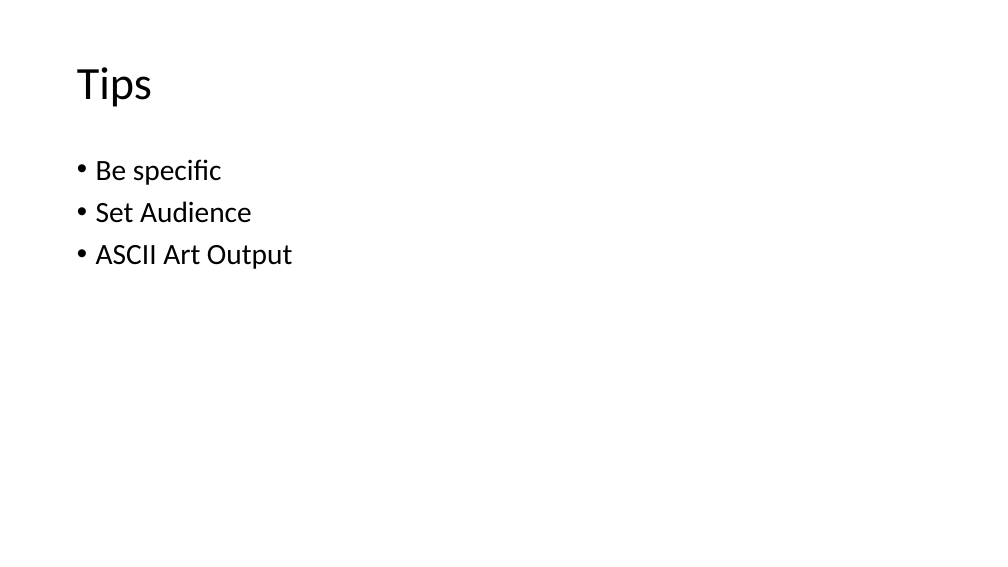
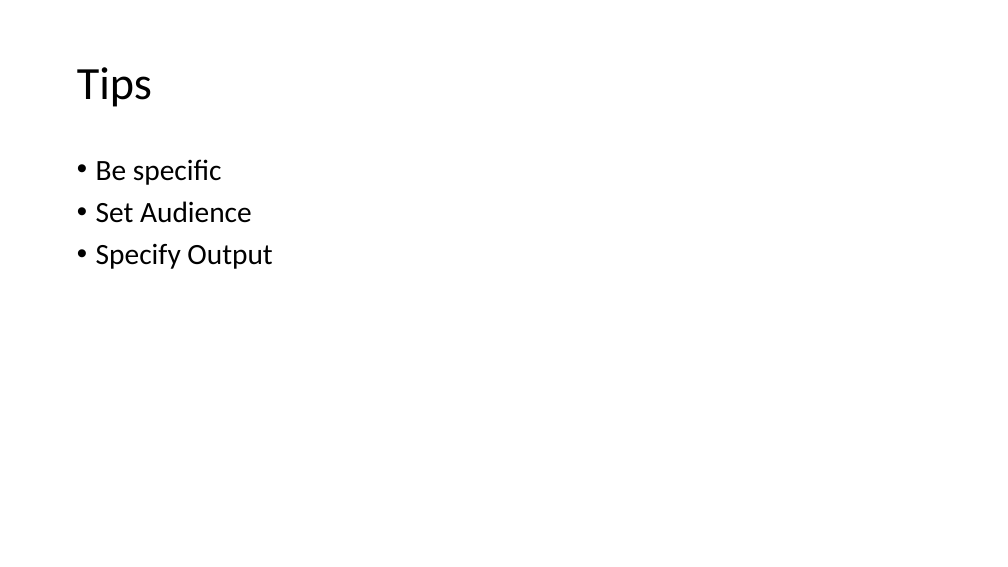
Before and after one commit to DavidGiard/Presentation-Slides, a slide deck: slide 11 of ChatGPT/ChatGPT.pptx (slide 10 before the commit). Drawn at 1008x567 pixels with LibreOffice and Linux fonts; fonts in the diff are those of the drawing. Boxes give left, top, right and bottom in pixels: in the first picture for what was removed or moved away, otherwise in the second. Text is boxed around its words. In the diff, an @@ line names an element or a change of style, - is before the commit and + after.

```diff
--- a/ChatGPT/ChatGPT.pptx
+++ b/ChatGPT/ChatGPT.pptx
@@ text at (x1=96, y1=244, x2=272, y2=269): text changed @@
-• ASCII Art Output
+• Specify Output
```
Also in this commit, not shown: 7 other slides changed, 1 slide added.
